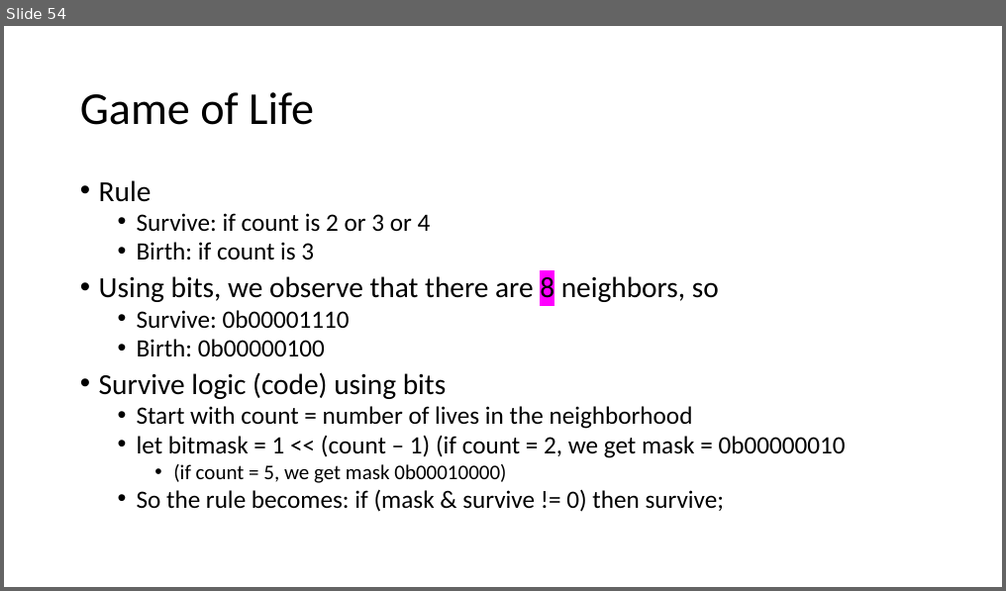
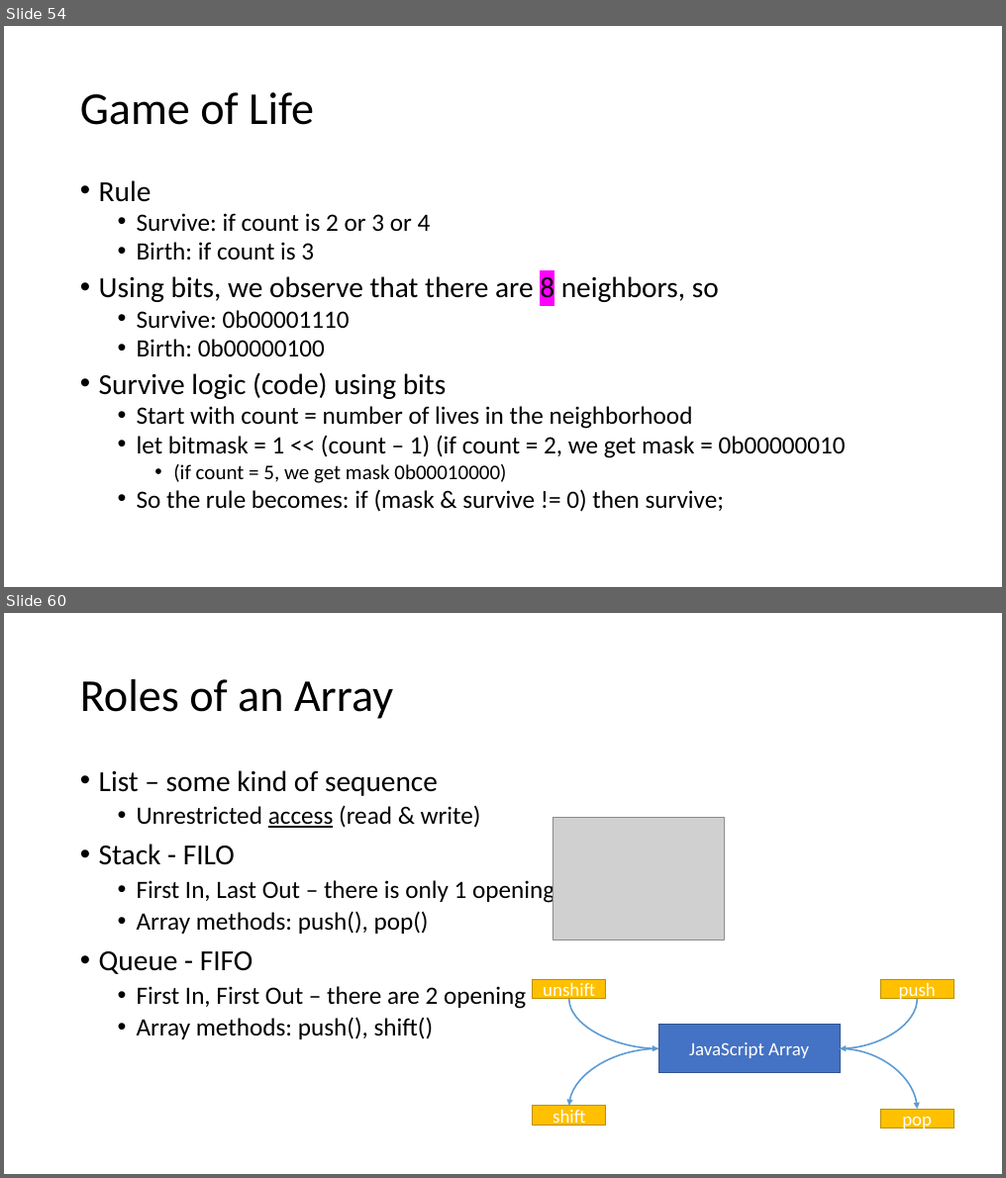
Before and after one commit to brianwhu/fun-in-js, a slide deck: documents/DataStructures.pptx. Shown one above the other, each under a label of ours: slide 54 before the commit, slides 54 and 60 after it; the slides between them are not shown. The pictures are 1006x591 and 1006x1178 pixels, drawn with LibreOffice and Linux fonts; fonts in the diff are those of the drawing; grey boxes stand for pictures. Boxes give left, top, right and bottom in pixels: in the first picture for what was removed or moved away, otherwise in the second. Text is boxed around its words. In the diff, an @@ line names an element or a change of style, - is before the commit and + after.

```diff
--- a/documents/DataStructures.pptx
+++ b/documents/DataStructures.pptx
@@ slide 60 added at [4,613,1002,1174], background #FFFFFF @@
@@ title added at [80,679,393,719], 44 pt, text #000000 @@
+Roles of an Array
@@ text added at [99,770,554,1040], 24 pt, text #000000 @@
+• List – some kind of sequence
+  • Unrestricted access (read & write)
+• Stack - FILO
+  • First In, Last Out – there is only 1 opening
+  • Array methods: push(), pop()
+• Queue - FIFO
+  • First In, First Out – there are 2 opening
+  • Array methods: push(), shift()
@@ picture added at [552,817,724,941] @@
@@ rectangle added at [533,980,606,998], fill #FFC000, outline #BD8E00 1 pt, 18 pt, text #FFFFFF @@
+unshift
@@ rectangle added at [880,980,954,998], fill #FFC000, outline #BD8E00 1 pt, 18 pt, text #FFFFFF @@
+push
@@ curved arrow added from (569, 999) to (659, 1049), #5B9BD5 1.5 pt @@
@@ rectangle added at [659,1025,841,1073], fill #4472C4, outline #325491 1 pt, 18 pt, text #FFFFFF @@
+JavaScript Array
@@ curved arrow added from (918, 999) to (841, 1049), #5B9BD5 1.5 pt @@
@@ curved arrow added from (659, 1049) to (569, 1106), #5B9BD5 1.5 pt @@
@@ curved arrow added from (841, 1049) to (918, 1109), #5B9BD5 1.5 pt @@
@@ rectangle added at [533,1106,606,1125], fill #FFC000, outline #BD8E00 1 pt, 18 pt, text #FFFFFF @@
+shift
@@ rectangle added at [880,1109,954,1128], fill #FFC000, outline #BD8E00 1 pt, 18 pt, text #FFFFFF @@
+pop
```
Also in this commit, not shown: 2 slides changed, 6 other slides added.
